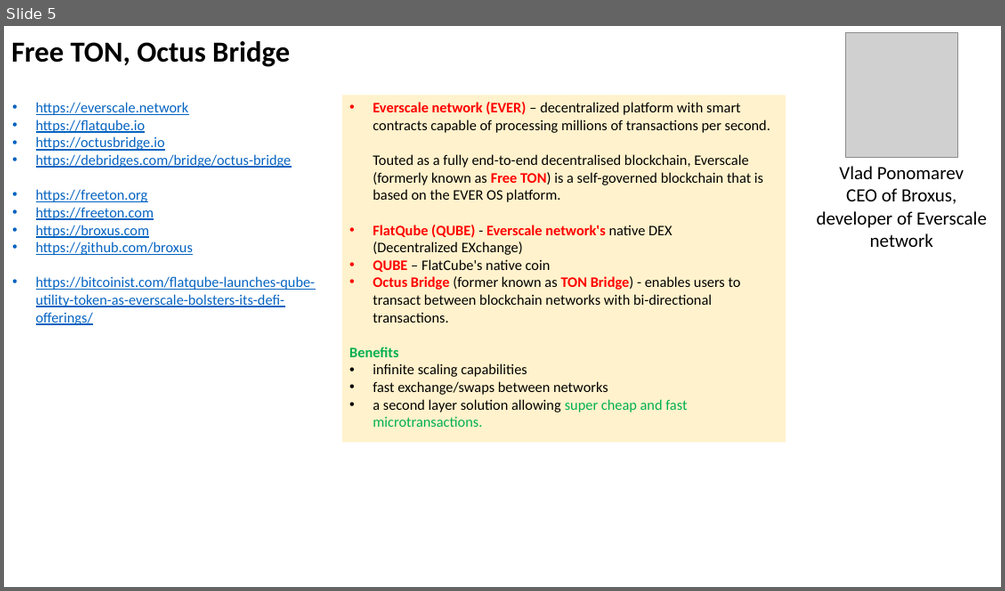
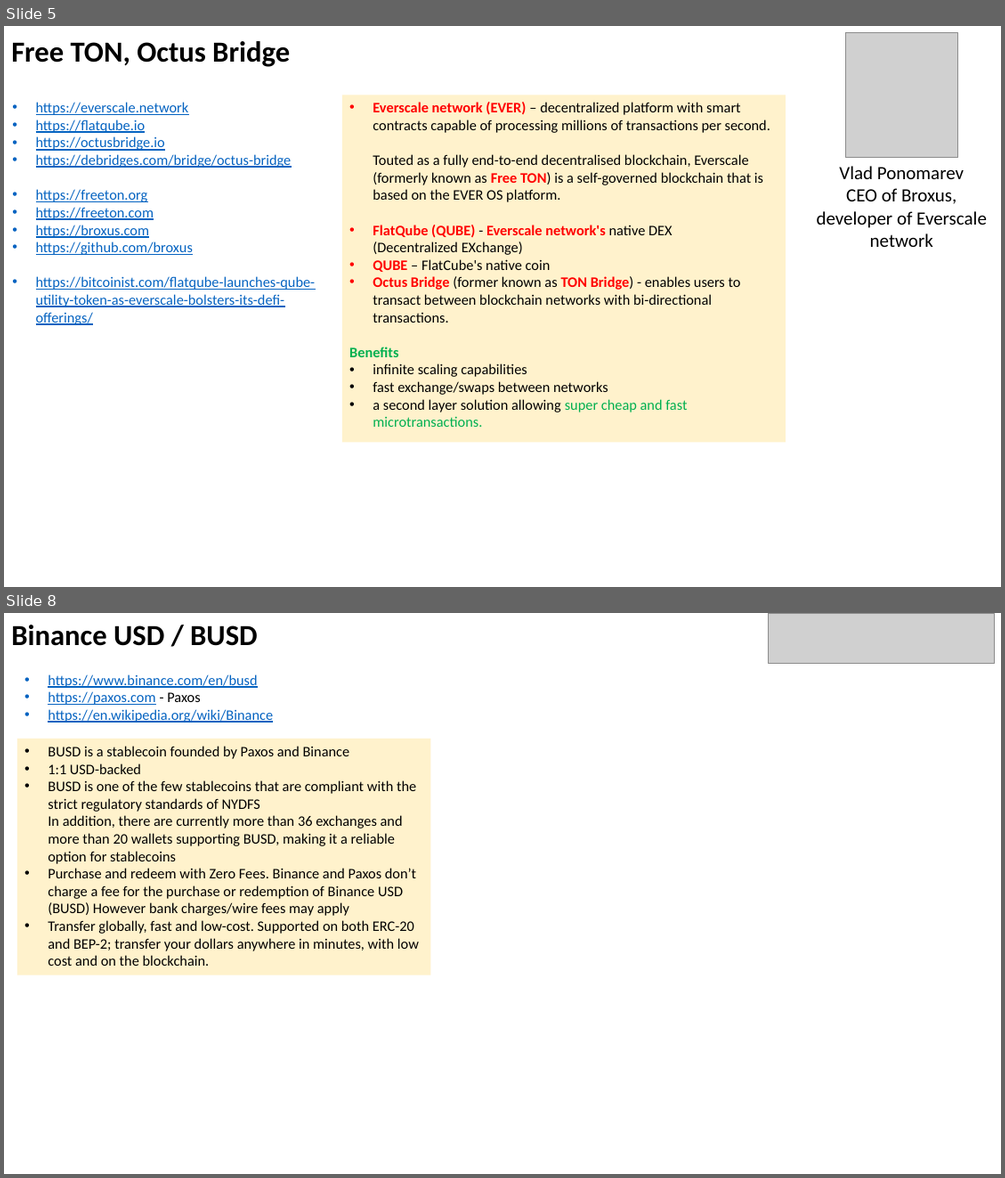
Before and after one commit to lselector/crypto, a slide deck: crypto_04_stable_coins.pptx. Shown one above the other, each under a label of ours: slide 5 before the commit, slides 5 and 8 after it; the slides between them are not shown. The pictures are 1005x591 and 1005x1178 pixels, drawn with LibreOffice and Linux fonts; fonts in the diff are those of the drawing; grey boxes stand for pictures. Boxes give left, top, right and bottom in pixels: in the first picture for what was removed or moved away, otherwise in the second. Text is boxed around its words. In the diff, an @@ line names an element or a change of style, - is before the commit and + after.

```diff
--- a/crypto_04_stable_coins.pptx
+++ b/crypto_04_stable_coins.pptx
@@ slide 8 added at <box>4,613,1001,1174</box>, background #FFFFFF @@
@@ text added at <box>11,625,258,646</box>, 28 pt, text #000000, bold @@
+Binance USD / BUSD
@@ picture added at <box>769,614,995,663</box> @@
@@ text added at <box>48,674,273,722</box>, 14 pt, text #0563C1, underline @@
+• https://www.binance.com/en/busd
+• https://paxos.com - Paxos
+• https://en.wikipedia.org/wiki/Binance
@@ rectangle added at <box>17,738,431,975</box>, fill #FFF2CC, 14 pt, text #000000 @@
+• BUSD is a stablecoin founded by Paxos and Binance
+• 1:1 USD-backed
+• BUSD is one of the few stablecoins that are compliant with the strict regulatory standards of NYDFS
+  In addition, there are currently more than 36 exchanges and more than 20 wallets supporting BUSD, making it a reliable option for stablecoins
+• Purchase and redeem with Zero Fees. Binance and Paxos don’t charge a fee for the purchase or redemption of Binance USD (BUSD) However bank charges/wire fees may apply
+• Transfer globally, fast and low-cost. Supported on both ERC-20 and BEP-2; transfer your dollars anywhere in minutes, with low cost and on the blockchain.
```
Also in this commit, not shown: 4 slides changed, 1 other slide added, 2 other files.
